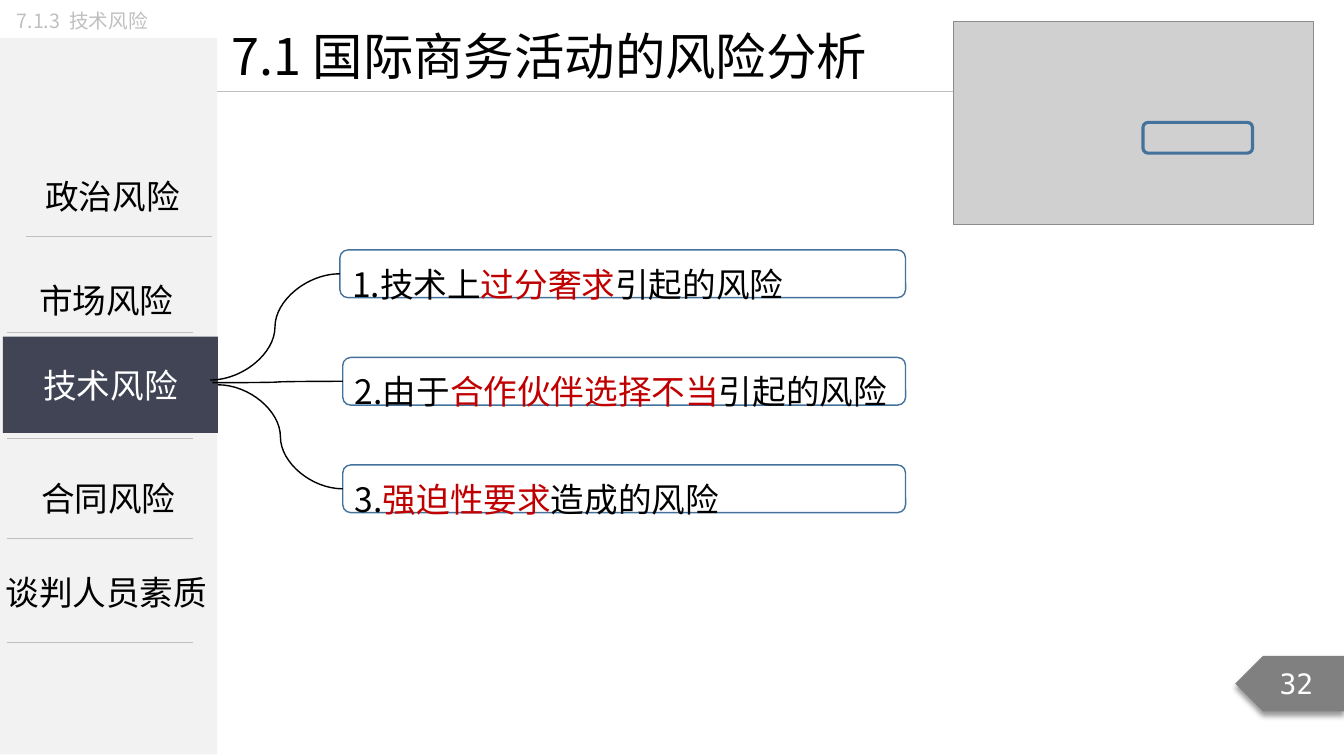
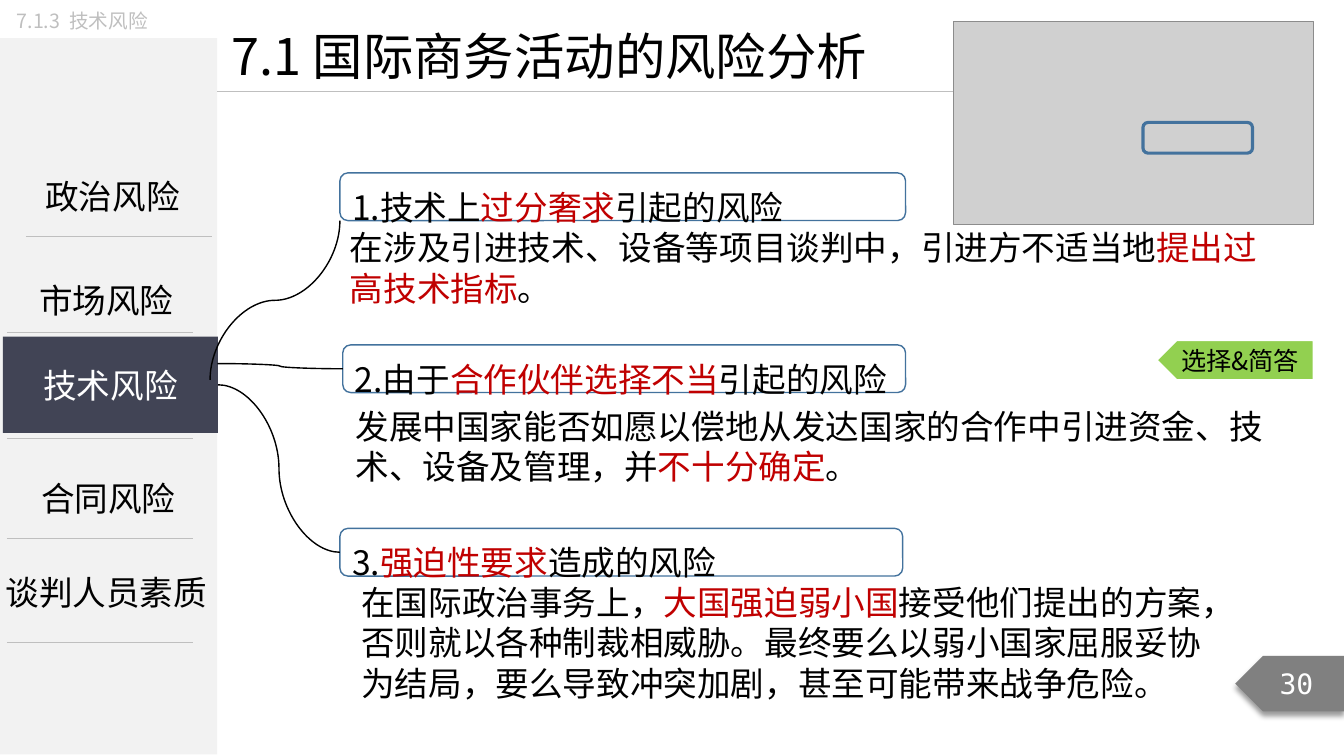
Before and after one commit to Call-me-zhy/tangtang, a slide deck: slide 30 of 3 国际商务谈判/课件/国际商务谈判精讲8.pptx (slide 32 before the commit). Drawn at 1344x756 pixels with LibreOffice and Linux fonts; fonts in the diff are those of the drawing; grey boxes stand for pictures. Boxes give left, top, right and bottom in pixels: in the first picture for what was removed or moved away, otherwise in the second. Text is boxed around its words. In the diff, an @@ line names an element or a change of style, - is before the commit and + after.

Commit message:
修改国际商务谈判精讲8课件、说课稿

```diff
--- a/3 国际商务谈判/课件/国际商务谈判精讲8.pptx
+++ b/3 国际商务谈判/课件/国际商务谈判精讲8.pptx
@@ rounded rectangle "1.技术上过分奢求引起的风险": place and size @@
-rounded rectangle "1.技术上过分奢求引起的风险" at (340, 250, 905, 297)
+rounded rectangle "1.技术上过分奢求引起的风险" at (340, 173, 905, 221)
@@ curved line moved from (210, 380) - (340, 274) to (210, 380) - (340, 221) @@
@@ text added at (350, 231, 1257, 304), 24 pt, text #000000 @@
+在涉及引进技术、设备等项目谈判中，引进方不适当地提出过高技术指标。
@@ rounded rectangle "2.由于合作伙伴选择不当引起的风险": place and size @@
-rounded rectangle "2.由于合作伙伴选择不当引起的风险" at (343, 358, 905, 405)
+rounded rectangle "2.由于合作伙伴选择不当引起的风险" at (343, 345, 905, 392)
@@ pentagon arrow added at (1156, 340, 1314, 380), fill #92D050, outline #FFFFFF 1.5 pt, 18 pt, text #000000 @@
+选择&简答
@@ curved line moved from (213, 383) - (343, 381) to (218, 364) - (343, 369) @@
@@ curved line moved from (343, 489) - (218, 385) to (340, 553) - (218, 385) @@
@@ text added at (355, 410, 1262, 483), 24 pt, text #000000 @@
+发展中国家能否如愿以偿地从发达国家的合作中引进资金、技术、设备及管理，并不十分确定。
@@ rounded rectangle "3.强迫性要求造成的风险": place and size @@
-rounded rectangle "3.强迫性要求造成的风险" at (343, 465, 905, 512)
+rounded rectangle "3.强迫性要求造成的风险" at (340, 528, 902, 576)
@@ text added at (361, 586, 1235, 700), 24 pt, text #000000 @@
+在国际政治事务上，大国强迫弱小国接受他们提出的方案，否则就以各种制裁相威胁。最终要么以弱小国家屈服妥协为结局，要么导致冲突加剧，甚至可能带来战争危险。
@@ page number at (1280, 673, 1314, 695): text changed @@
-32
+30
```
Also in this commit, not shown: 44 other slides changed, 9 slides added, 7 slides removed, 3 other files.
